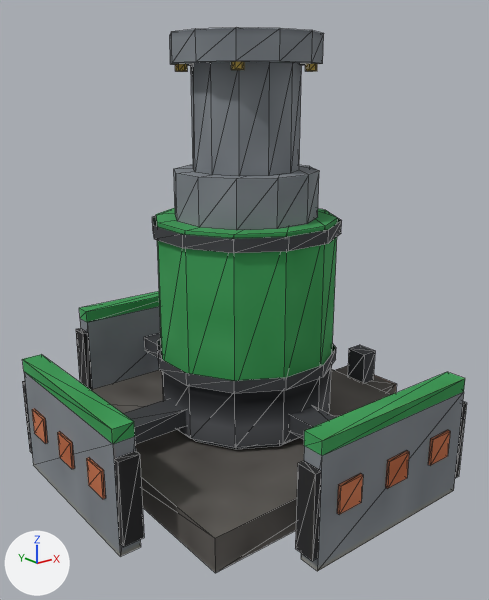
Before and after pictures for a commit that changed the OBJ model src/main/resources/assets/eln/model/submersiblepump50v/submersiblepump50v.obj.
The view is the same before and after, from a 50 mm camera at (-1.009, -1.258, 0.386) aimed at (-0.023, -0.024, -0.107). Lighting does not change. The marker at lower left points along +X, +Y and +Z. The first picture is the older version. Mesh edges are drawn as thin lines. Where no turn or scale is listed for an object, it has been applied to the vertices.

The first picture shows 'main'.
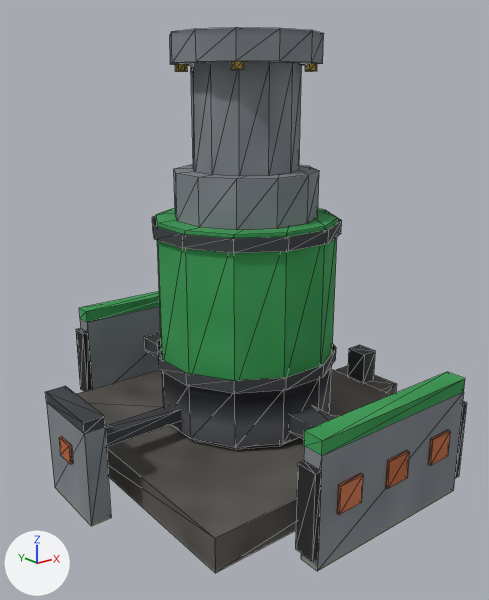
The change in detail:
me_main is used by ob_main; location (0.0, 0.0, 0.0).
me_main had 432 vertices, 580 faces and spanned x -0.5..0.5, y -0.5..0.5, z -0.5..0.5.
me_main now has 400 vertices, 544 faces and spans x -0.5..0.5, y -0.5..0.5, z -0.5..0.5.
me_main part 1: the loose piece of 8 vertices spanning x -0.5..-0.494, y -0.031..0.031, z -0.391..-0.328 is scaled about its middle by (1, 0.8, 0.7).
me_main part 2: a new loose piece, a box spanning x -0.447..-0.206, y -0.019..0.019, z -0.375..-0.344, in mat_atlas (picture img_tex_png).
me_main part 3: the loose piece of 12 vertices spanning x -0.494..-0.447, y -0.219..0.219, z -0.5..-0.219 is rebuilt with 12 vertices and now spans x -0.494..-0.447, y -0.094..0.094, z -0.5..-0.256.
me_main part 4: the loose piece of 8 vertices spanning x -0.494..-0.447, y 0.219..0.234, z -0.469..-0.281 is deleted.
me_main part 5: the loose piece of 8 vertices spanning x -0.5..-0.494, y -0.172..-0.109, z -0.391..-0.328 is deleted.
me_main part 6: the loose piece of 8 vertices spanning x -0.494..-0.447, y -0.234..-0.219, z -0.469..-0.281 is deleted.
me_main part 7: the loose piece of 8 vertices spanning x -0.447..-0.206, y -0.038..0.037, z -0.381..-0.338 is deleted.
me_main part 8: the loose piece of 8 vertices spanning x -0.5..-0.494, y 0.109..0.172, z -0.391..-0.328 is deleted.

Where the change shows, as pixel boxes [x1, y1, x2, y2] in the pictures (489 x 600 px; the box of a moved part takes in the faces that stretch with it):
'main', reshaped
    before: [22, 28, 467, 573]
    after: [45, 28, 467, 573]
part 1 of me_main, moved or reshaped
    before: [57, 431, 75, 469]
    after: [59, 436, 73, 464]
part 2 of me_main, added
    after: [105, 404, 182, 447]
part 3 of me_main, rebuilt (44% narrower, 31% shorter)
    before: [22, 354, 141, 556]
    after: [45, 386, 111, 526]
part 4 of me_main, deleted
    before: [22, 381, 32, 453]
part 5 of me_main, deleted (brown)
    before: [86, 457, 106, 499]
part 6 of me_main, deleted
    before: [114, 451, 144, 547]
part 7 of me_main, deleted
    before: [123, 399, 186, 444]
part 8 of me_main, deleted
    before: [32, 408, 48, 443]
